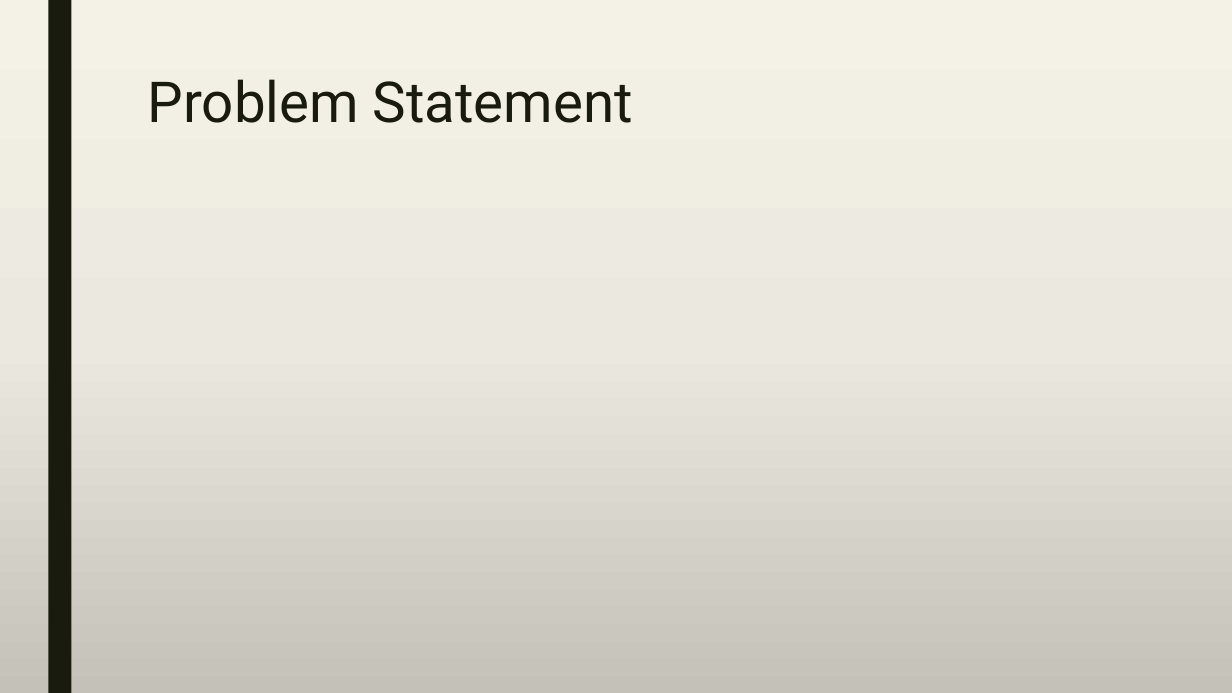
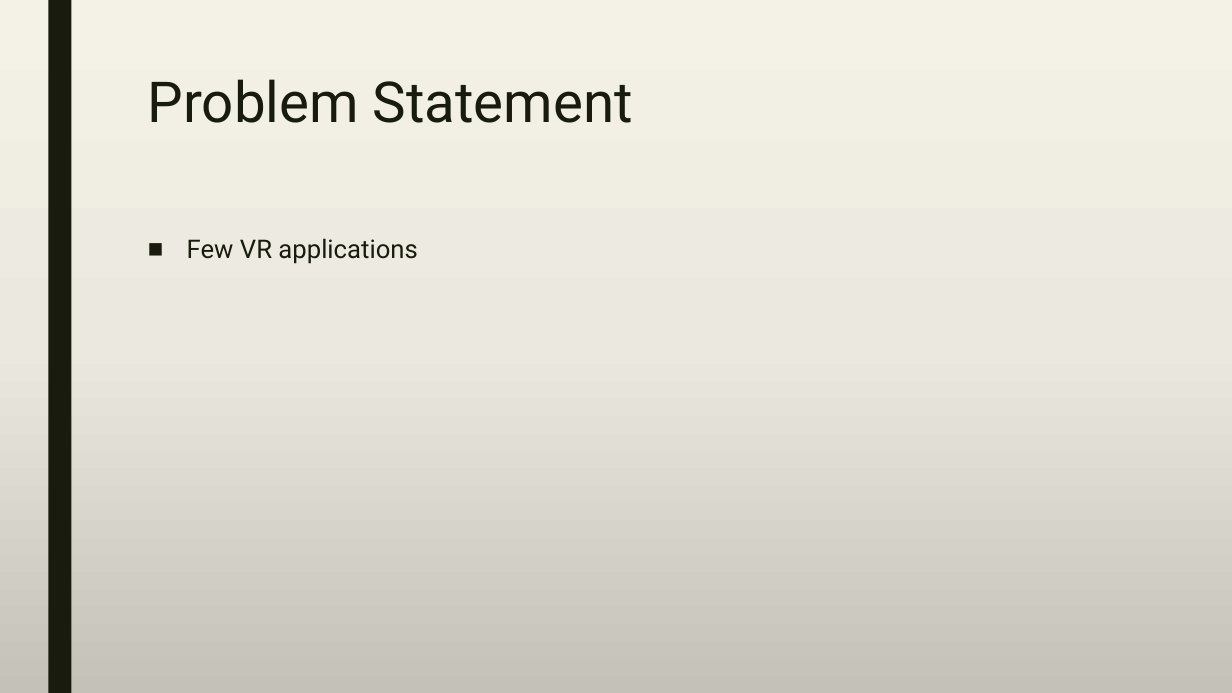
Before and after one commit to A-3li/Capstone, a slide deck: slide 4 of Capstone.pptx. Drawn at 1232x693 pixels with LibreOffice and Linux fonts; fonts in the diff are those of the drawing. Boxes give left, top, right and bottom in pixels: in the first picture for what was removed or moved away, otherwise in the second. Text is boxed around its words. In the diff, an @@ line names an element or a change of style, - is before the commit and + after.

```diff
--- a/Capstone.pptx
+++ b/Capstone.pptx
@@ text added at [187,238,417,264], 20 pt, text #191B0E @@
+■ Few VR applications
```
Also in this commit, not shown: 1 other slide changed.
